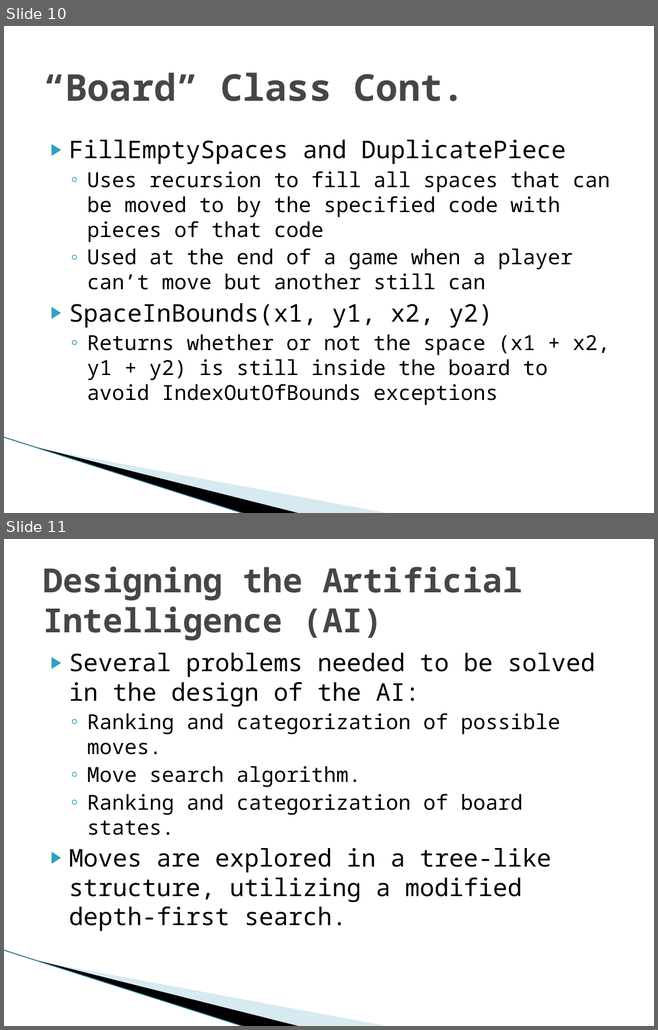
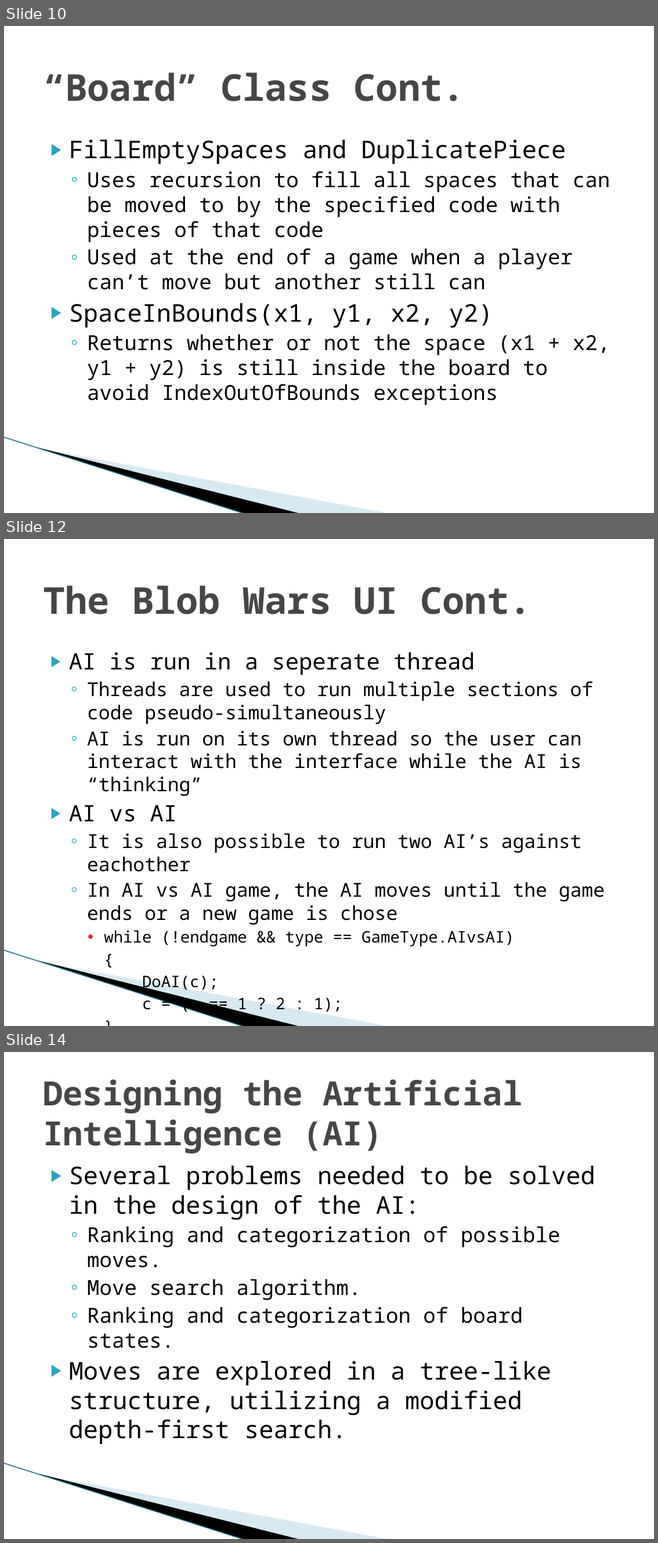
Before and after one commit to TadCordle/Senior-Project, a slide deck: Game Theory and Artificial Intelligence Design.pptx. Shown one above the other, each under a label of ours: slides 10 and 11 before the commit, slides 10, 12 and 14 after it; the slides between them are not shown. The pictures are 658x1030 and 658x1543 pixels, drawn with LibreOffice and Linux fonts; fonts in the diff are those of the drawing; background and template pictures are left out. Boxes give left, top, right and bottom in pixels: in the first picture for what was removed or moved away, otherwise in the second. Text is boxed around its words. In the diff, an @@ line names an element or a change of style, - is before the commit and + after.

```diff
--- a/Game Theory and Artificial Intelligence Design.pptx
+++ b/Game Theory and Artificial Intelligence Design.pptx
@@ slide 12 added at (4, 539, 654, 1026), background #FFFFFF; not listed: 3 template elements that a slide beside it also shows @@
@@ title added at (43, 585, 531, 614), 41 pt, text #464646, bold @@
+The Blob Wars UI Cont.
@@ text added at (69, 652, 604, 1014), 21.3 pt, text #000000 @@
+▶ AI is run in a seperate thread
+  ◦ Threads are used to run multiple sections of code pseudo-simultaneously
+  ◦ AI is run on its own thread so the user can interact with the interface while the AI is “thinking”
+▶ AI vs AI
+  ◦ It is also possible to run two AI’s against eachother
+  ◦ In AI vs AI game, the AI moves until the game ends or a new game is chose
+    • while (!endgame && type == GameType.AIvsAI)
+    {
+    DoAI(c);
+    c = (c == 1 ? 2 : 1);
+    }
@@ what was slide 11 is now slide 14 @@
```
Also in this commit, not shown: 6 slides changed, 16 other slides added.
